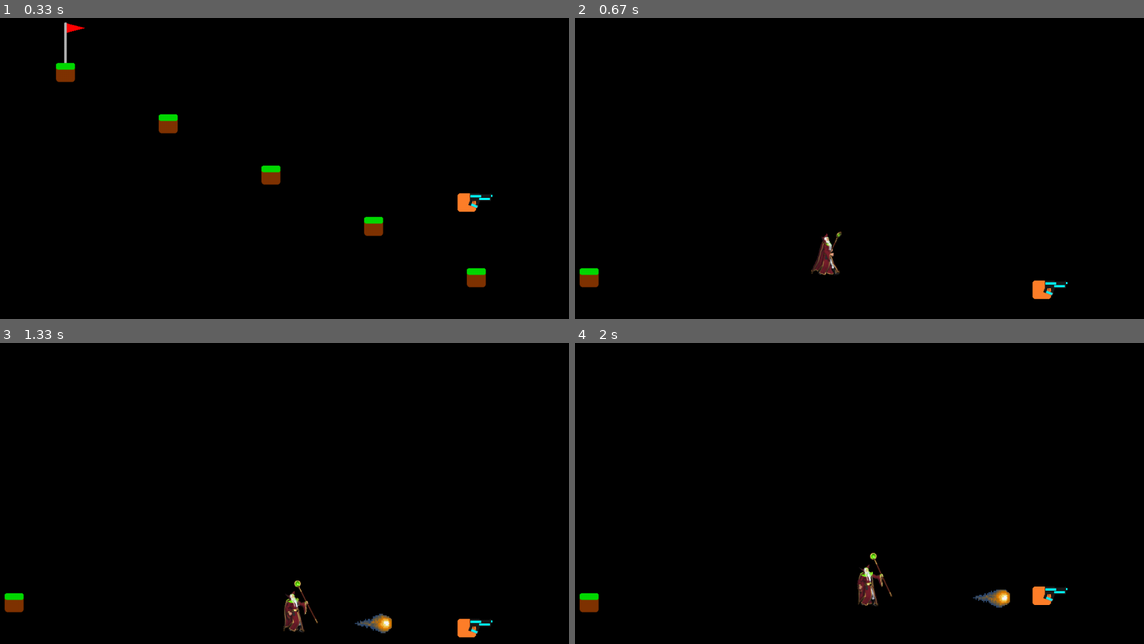
Above: before the commit, frames 1-4 (two rows, left to right).
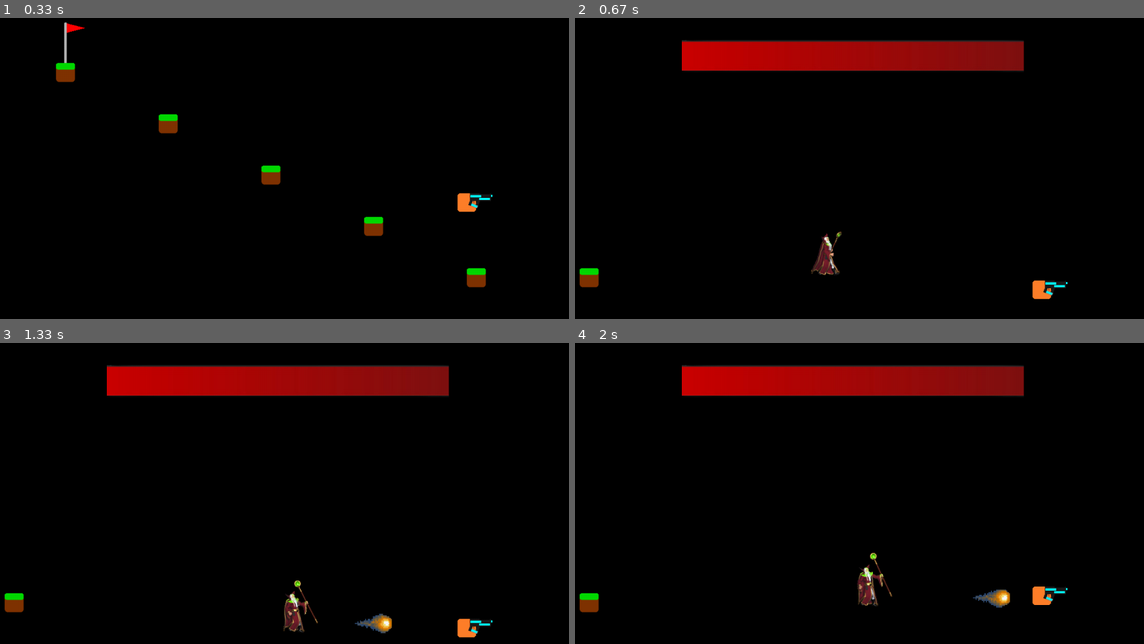
Above: after the commit, the same moments.

Repository: jmancodes27/platformer-pygame
Game: pygame game, started from platformer pygame/platformer_pygame.py
The game is run twice, just before and just after one commit, with the same random seed, the same clock (stepped at 60 frames per second) and the same inputs.
Inputs:
- Up to frame 1 (0.33 s): no input
- Up to frame 2 (0.67 s): tap Y at 0.33 s
- Up to frame 3 (1.33 s): tap N at 0.67 s; tap Space at 1 s
- Up to frame 4 (2 s): hold Right 1.33-1.8 s; tap W at 1.83 s

Frame 1 is identical in both runs. In frame 2, 6.0% of the frame differs, in the area x 18-79%, y 7-18%; in frame 3, 6.0%; in frame 4, 6.0%.

Commit message:
added a boss bar

Diff:
--- a/platformer pygame/platformer_pygame.py
+++ b/platformer pygame/platformer_pygame.py
@@ -246,6 +246,28 @@
 boss_s_atck_right_frames = [boss_s_atck_right0, boss_s_atck_right1, boss_s_atck_right2, boss_s_atck_right3, boss_s_atck_right4,
 boss_s_atck_right5, boss_s_atck_right6, boss_s_atck_right7, boss_s_atck_right8, boss_s_atck_right9, boss_s_atck_right10,
 boss_s_atck_right11, boss_s_atck_right12, boss_s_atck_right13, boss_s_atck_right14, boss_s_atck_right15]
+
+bossbar = pygame.image.load("Wizard/wizard_bossbar.png")
+bossbar15 = pygame.transform.scale(bossbar, (666, 375))
+bossbar14 = pygame.transform.scale(bossbar, (621, 375))
+bossbar13 = pygame.transform.scale(bossbar, (576, 375))
+bossbar12 = pygame.transform.scale(bossbar, (531, 375))
+bossbar11 = pygame.transform.scale(bossbar, (477, 375))
+bossbar10 = pygame.transform.scale(bossbar, (432, 375))
+bossbar9 = pygame.transform.scale(bossbar, (387, 375))
+bossbar8 = pygame.transform.scale(bossbar, (342, 375))
+bossbar7 = pygame.transform.scale(bossbar, (297, 375))
+bossbar6 = pygame.transform.scale(bossbar, (252, 375))
+bossbar5 = pygame.transform.scale(bossbar, (207, 375))
+bossbar4 = pygame.transform.scale(bossbar, (162, 375))
+bossbar3 = pygame.transform.scale(bossbar, (117, 375))
+bossbar2 = pygame.transform.scale(bossbar, (72, 375))
+bossbar1 = pygame.transform.scale(bossbar, (28, 375))
+bossbar0 = pygame.transform.scale(bossbar, (29, 375))
+bossbarbg = pygame.image.load("Wizard/wizard_bossbar_bg.png")
+bossbar_list = [bossbarbg, bossbar0, bossbar1, bossbar2, bossbar3, bossbar4, bossbar5, bossbar6, bossbar7, bossbar8, bossbar9, bossbar10,
+bossbar11, bossbar12, bossbar13, bossbar14, bossbar15]
+print(f"bossbar width is {bossbar.get_width()}, bossbar height is {bossbar.get_height()}, bg width is {bossbarbg.get_width()}, bg height it {bossbarbg.get_height()}")
 
 boss_anim_state = 0
 
@@ -576,29 +598,27 @@
               current_elementals_list[i].elemental_rect.y -= (current_elementals_list[i].elemental_rect.y - player_rect.y) / temp_var1
               if current_elementals_list[i].dist_to_plyr < 60:
                   print("the elemental got you")
-              #if (current_elementals_list[i].elemental_rect.y < player_rect.y - 35 or current_elementals_list[i].elemental_rect.y > player_rect.y - 15) and current_elementals_list[i].elemental_rect.x == player_rect.x - 20:
-                  #maybe I should make this a function
-                  #BIG BUG: ELEMENTAL NOT DELETED (fixed)
-                  game_level -= 1
-                  obstacle_list.clear()
-                  for i in range(len(all_box_x_lists[game_level])):
-                      obstacle_list.append(Obstacle(all_box_x_lists[game_level][i], all_box_y_lists[game_level][i], tile_width, tile_height))
-                  for i in range(int(len(all_elemental_lists[game_level]) / 3)):
-                      current_elementals_list.append(AirElemental(all_elemental_lists[game_level][i * 3], all_elemental_lists[game_level][(i * 3) + 1], all_elemental_lists[game_level][(i * 3) + 2]))
-                  flag_rect.x = flag_x_list[game_level]
-                  flag_rect.y = flag_y_list[game_level]
-                  current_elementals_list.clear()
-                  break
+                  if game_level == 6:
+                      print("you died L")
+                  else:
+                      game_level -= 1
+                      obstacle_list.clear()
+                      for i in range(len(all_box_x_lists[game_level])):
+                          obstacle_list.append(Obstacle(all_box_x_lists[game_level][i], all_box_y_lists[game_level][i], tile_width, tile_height))
+                      for i in range(int(len(all_elemental_lists[game_level]) / 3)):
+                          current_elementals_list.append(AirElemental(all_elemental_lists[game_level][i * 3], all_elemental_lists[game_level][(i * 3) + 1], all_elemental_lists[game_level][(i * 3) + 2]))
+                      flag_rect.x = flag_x_list[game_level]
+                      flag_rect.y = flag_y_list[game_level]
+                      current_elementals_list.clear()
+                      break
               #current_elementals_list[i].elemental_rect.x -= 0.05 * (current_elementals_list[i].elemental_rect.x - player_rect.x)
               #current_elementals_list[i].elemental_rect.y -=
-      print(boss_random_atack_cd)
       #boss logic
       if boss_random_atack_cd > 0:
           boss_random_atack_cd -= 1
       if boss_random_atack_cd == 0:
           boss_anim_state = random.randint(1, 3)
           boss_random_atack_cd = 1000
-          #boss_random_attack_cd = random.randint(50, 150)
           if boss_anim_state == 1:
               boss_anim_frame2 = 0
               boss_target_x = player_rect.x
@@ -676,6 +696,10 @@
       if laser_projectiles[i].angle == 7:
           laser_projectiles[i].projectile_rect.y -= 5
           laser_projectiles[i].projectile_rect.x -= 5
+  for i in range(len(current_fireballs)):
+      if player_rect.x < current_fireballs[i].fireball_rect.x + 75 and player_rect.x > current_fireballs[i].fireball_rect.x - 75:
+          if player_rect.y < current_fireballs[i].fireball_rect.y + 25 and player_rect.y > current_fireballs[i].fireball_rect.y - 25:
+              print("you died L")
   # Clear the screen
   screen.fill((0, 0, 0))
 
@@ -793,6 +817,8 @@
               temp_elemental_count = 0
           if boss_anim_frame4 == 54:
               boss_anim_state = 0
+      screen.blit(bossbarbg, (300, -100))
+      screen.blit(bossbar_list[boss_hp + 1], (300, -100))
   for i in range(len(current_lightning)):
       if current_lightning[i].frame_num > 4:
           del current_lightning[0]
@@ -800,6 +826,8 @@
       screen.blit(current_lightning[i].frames[current_lightning[i].frame_num], (current_lightning[i].lightning_rect.x - 10, current_lightning[i].lightning_rect.y - 300))
   for i in range(len(current_fireballs)):
       screen.blit(current_fireballs[i].fireball_frames[fireball_anim_frame], current_fireballs[i].fireball_rect)
+
+
   #if game_level == 4:
     #screen.blit(air_elemental_idle_right1, (400, 300))
     #screen.blit(air_elemental_idle_right_frames[air_anim_frame], (400, 300))
Binary file added: platformer pygame/Wizard/wizard_bossbar.png
Binary file added: platformer pygame/Wizard/wizard_bossbar_bg.png
